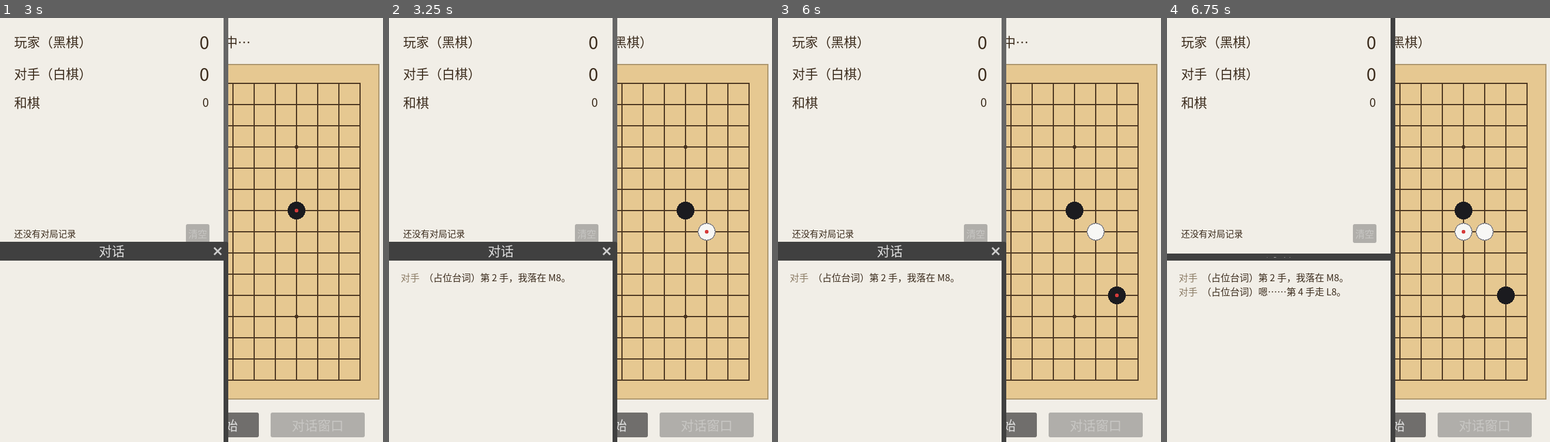
Above: before the commit, frames 1-4 (left to right).
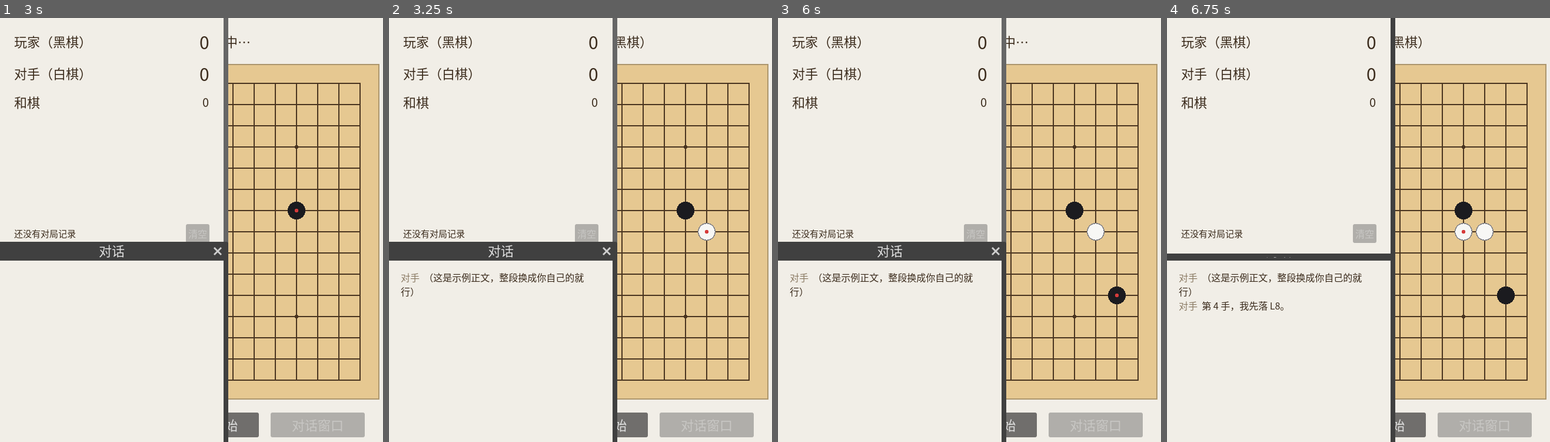
Above: after the commit, the same moments.

Repository: lyl-66/Self-Talk-Five-In-A-Row
Game: Godot game, scene res://main.tscn
Two runs of this game, one before a commit and one after it. Both use one fixed random seed, a clock stepped at 60 frames per second and the inputs below.
Inputs (mouse positions are in pixels of both pictures, inside the frame that each line leads up to):
- Up to frame 1 (3 s): click "重新开始" at 0.5 s; click "重新开始" at 1.25 s; click "重新开始" at 2 s; tap Enter at 2.75 s; move the mouse to (306, 208) at 2.77 s; click (306, 208) at 2.92 s
- Up to frame 2 (3.25 s): no input
- Up to frame 3 (6 s): tap Space at 3.5, 5 s; move the mouse to (904, 251) at 3.52 s; click (904, 251) at 3.67 s; tap Enter at 4.25, 5.75 s; move the mouse to (1030, 136) at 4.27 s; click (1030, 136) at 4.42 s; move the mouse to (969, 314) at 5.02 s; click (969, 314) at 5.17 s; move the mouse to (1115, 293) at 5.77 s; click (1115, 293) at 5.92 s
- Up to frame 4 (6.75 s): tap Space at 6.5 s; move the mouse to (1251, 166) at 6.52 s; click (1251, 166) at 6.67 s

Frame 1 is identical in both runs. In frame 2, 0.5% of the frame differs, in the area x 3-51%, y 60-66%; in frame 3, 0.5%; in frame 4, 1.0%, in the area x 3-51%, y 60-70%.

Commit message:
每局一个话题：台词逐句说，按棋子数七档告别语
- 新增 topics.txt（台词文件）与 topic_book.gd（解析 + 选档）
- 对话窗口：开局排队正文、每落一子说一句、正文说完用垫场句池、
  一局结束时丢掉没说完的正文并随机补一句告别语、每局清空日志
- 告别语按整局总棋子数分 4/8/16/32/64/128/225 七档随机取
- 台词支持 {move} {cell} {player_move} {my_score} {player_score} {draws} {topic}
- 解析问题（用不到的档位、无人认领的结束语、写错的变量名）汇总显示在窗口底部
- settings.cfg 记录话题轮换位置；user://topics.txt 存在则优先使用

Diff:
--- a/game_settings.gd
+++ b/game_settings.gd
@@ -1,7 +1,8 @@
 class_name GameSettings
 extends RefCounted
 
-## 设置存档：先手选择、电脑棋力的三个开关 + 三处配色。写在 user://settings.cfg。
+## 设置存档：先手选择、对手棋力的两个开关、禁手规则、三处配色，
+## 另外还记一个「话题轮换到哪了」的进度。写在 user://settings.cfg。
 ## 写法沿用另外两套存档：先写 .tmp 再替换，读取一律容错
 ## （文件缺失、被改坏、类型不对，都回落成默认值）。
 
@@ -14,8 +15,11 @@
 const DEFAULT_BOARD_COLOR := Color("e6c891")
 ## 格线颜色默认值。
 const DEFAULT_LINE_COLOR := Color("4a3520")
-## 窗口背景色默认值（三个窗口共用）。
+## 窗口背景色默认值（几个窗口共用）。
 const DEFAULT_BACKGROUND_COLOR := Color(0.945, 0.933, 0.906)
+
+## 话题轮换到的位置：不是玩家可调项，只是需要跨次记住的进度。
+var next_topic: int = 0
 
 ## 玩家是否执黑先手；关掉就是玩家执白、对手执黑先下。默认开。
 var player_goes_first: bool = true
@@ -41,6 +45,7 @@
 	var config := ConfigFile.new()
 	if config.load(PATH) != OK:
 		return
+	next_topic = maxi(0, int(config.get_value("topics", "next", 0)))
 	player_goes_first = _pick_bool(config, "sides", "player_goes_first", player_goes_first)
 	use_position_eval = _pick_bool(config, "ai", "position_eval", use_position_eval)
 	use_search = _pick_bool(config, "ai", "two_ply_search", use_search)
@@ -53,8 +58,9 @@
 		use_position_eval = true
 
 
-## 恢复默认值（不写盘）。
+## 恢复默认值（不写盘）。话题轮换位置也会回到第一个。
 func reset_to_defaults() -> void:
+	next_topic = 0
 	player_goes_first = true
 	use_position_eval = false
 	use_search = false
@@ -68,6 +74,7 @@
 func save() -> void:
 	var config := ConfigFile.new()
 	config.set_value("meta", "version", VERSION)
+	config.set_value("topics", "next", next_topic)
 	config.set_value("sides", "player_goes_first", player_goes_first)
 	config.set_value("ai", "position_eval", use_position_eval)
 	config.set_value("ai", "two_ply_search", use_search)
--- a/gomoku.gd
+++ b/gomoku.gd
@@ -38,6 +38,11 @@
 ## 取对手的棋子标记。
 static func opponent(player: int) -> int:
 	return WHITE if player == BLACK else BLACK
+
+
+## 把格坐标说成人能看懂的样子，例如 (7, 3) → "H4"。台词和提示都会用到。
+static func cell_name(cell: Vector2i) -> String:
+	return "%s%d" % [String.chr("A".unicode_at(0) + cell.x), cell.y + 1]
 
 
 ## 棋盘上是否已经一个空点都不剩。
--- a/main.gd
+++ b/main.gd
@@ -2,7 +2,8 @@
 
 ## 五子棋人机对战：默认玩家执黑先手、对手执白；先手可以在设置里对调
 ## （玩家改执白后手，对手执黑先下）。
-## 比分跨局累计并长期保存；对手每落一子会在独立的对话窗口里说一句话；
+## 比分跨局累计并长期保存；对手每落一子会在独立的对话窗口里说一句话，
+## 台词按「每局一个话题」组织，话题写在 topics.txt 里（可以放在用户目录覆盖）。
 ## 对手的棋力（局面评估 / 两层搜索）与禁手规则、界面配色都在设置窗口里开关。
 
 ## 对手思考时间的下限：开局这种平淡局面就等这么久。
@@ -57,9 +58,15 @@
 var store: ScoreStore = ScoreStore.new()
 ## 设置：先手、棋力开关与配色，改动立刻写盘。
 var settings: GameSettings = GameSettings.new()
+## 话题本：每局开一个话题，正文一句一句说，结束时按棋子数补一句告别。
+var topic_book: TopicBook = TopicBook.new()
 
 ## 每次新开局自增；对手等待结束后用它判断这一手是否已经作废。
 var _game_id: int = 0
+## 本局用的话题，以及最后两手落在哪（台词里的 {cell} / {player_move} 要用）。
+var _current_topic: Dictionary = {}
+var _last_cell: Vector2i = Vector2i(-1, -1)
+var _last_human_cell: Vector2i = Vector2i(-1, -1)
 
 
 ## 读回设置与档案、挂字体主题、接好信号，把窗口摆回上次的位置，然后开一局。
@@ -71,6 +78,7 @@
 	get_viewport().size_changed.connect(_layout)
 	settings.load_from_disk()
 	store.load_from_disk()
+	talk_window.book = topic_book
 	_apply_ui_theme()
 	board.point_clicked.connect(_on_board_point_clicked)
 	score_button.pressed.connect(_on_score_button_pressed)
@@ -221,8 +229,8 @@
 			maxi(screen.position.y, screen.position.y + screen.size.y - size.y)))
 
 
-## 重开一局：按设置定下双方的颜色、清空棋盘、换掉对手实例。
-## 玩家执白时由对手先下第一手。比分和对话日志都跨局保留。
+## 重开一局：按设置定下双方的颜色、清空棋盘、换掉对手实例、换一个话题。
+## 玩家执白时由对手先下第一手。比分跨局保留，对话日志每局清空。
 func new_game() -> void:
 	_game_id += 1
 	human_player = Gomoku.BLACK if settings.player_goes_first else Gomoku.WHITE
@@ -235,10 +243,13 @@
 	ai.use_forbidden = settings.use_forbidden
 	current_player = Gomoku.BLACK
 	game_over = false
+	_last_cell = Vector2i(-1, -1)
+	_last_human_cell = Vector2i(-1, -1)
 	board.hover_player = human_player
 	board.reset()
 	score_window.set_sides(human_player == Gomoku.BLACK)
 	_refresh_score()
+	_start_topic()
 
 	if current_player == human_player:
 		_set_input_enabled(true)
@@ -248,6 +259,16 @@
 		_set_input_enabled(false)
 		_set_status("玩家执%s后手，对手先下" % _color_name(human_player))
 		_run_ai_turn()
+
+
+## 开一局新话题：每次开局都重读台词文件（改完下一局就生效），按轮换位置挑一个。
+func _start_topic() -> void:
+	topic_book.load_from_disk()
+	_current_topic = topic_book.topic_at(settings.next_topic)
+	talk_window.start_topic(_current_topic, topic_book.filler)
+	if topic_book.topic_count() > 0:
+		settings.next_topic = (settings.next_topic + 1) % topic_book.topic_count()
+		settings.save()
 
 
 ## 玩家点棋盘：过滤掉不该接受的点击，落子后交给对手应手。
@@ -344,9 +365,8 @@
 	if token != _game_id or game_over:
 		return
 	_play(move, ai_player)
-	# 每落一子说一句。想让「一段话分几手说完」，
-	# 先 talk_window.queue_passage(整段话)，这里自然就会一次只取一行。
-	talk_window.speak_move(_stone_count(), move)
+	# 每落一子说一句：正文优先，正文说完就从垫场句池里取
+	talk_window.speak_move(_stone_count(), move, _talk_context())
 	if not game_over:
 		_set_input_enabled(true)
 
@@ -369,6 +389,9 @@
 func _play(cell: Vector2i, player: int) -> void:
 	cells[Gomoku.index(cell.x, cell.y)] = player
 	board.place(cell, player)
+	_last_cell = cell
+	if player == human_player:
+		_last_human_cell = cell
 
 	# 开着禁手时黑棋只有「正好五连」才算胜：六连以上交给下面的禁手判罚。
 	# 注意禁手是绑黑棋的，不是绑玩家的——先后手可以对调。
@@ -424,11 +447,25 @@
 		_set_status("对手思考中…")
 
 
-## 一局收尾：追加一行明细、写回总分，再刷新窗口。
+## 一局收尾：追加一行明细、写回总分、结束本局话题（按棋子数补一句告别语）。
 func _record_game(result: String) -> void:
 	store.append_game(result, _stone_count())
 	store.save_totals()
 	_refresh_score()
+	talk_window.end_topic(_stone_count(), _talk_context())
+
+
+## 台词里能用的变量。落点统一写成 H8 这种样式，没落子时用破折号。
+func _talk_context() -> Dictionary:
+	return {
+		"move": _stone_count(),
+		"cell": Gomoku.cell_name(_last_cell) if _last_cell.x >= 0 else "—",
+		"player_move": Gomoku.cell_name(_last_human_cell) if _last_human_cell.x >= 0 else "—",
+		"my_score": store.ai_wins,
+		"player_score": store.player_wins,
+		"draws": store.draw_count,
+		"topic": str(_current_topic.get("title", "")),
+	}
 
 
 ## 数一数盘上已经有多少颗子，既当手数也算作下一句话的编号。
--- a/talk_window.gd
+++ b/talk_window.gd
@@ -1,20 +1,20 @@
 extends Window
 
-## 对话窗口：独立的小窗口，对手每落一子就在这里说一句话。
-## 和比分窗口一样，点它自己的关闭按钮只是隐藏，主窗口能再打开它。
+## 对话窗口：独立的小窗口，对手每落一子在这里说一句话。
 ##
-## 「一段话分几手说完」的接口：用 queue_passage() 把一整段话排进队列，
-## 之后 speak_move() 每次只从队列里取一行，剩下的留到后面的回合慢慢说；
-## 队列空了就由占位台词顶上。
+## 每局开一个新话题（main.gd 通过 start_topic 传进来）：
+##   - 正文按顺序一句一句说，对手每落一子取一行；
+##   - 正文说完了就从「垫场句池」里随机取，不会突然安静；
+##   - 一局结束时清掉没说完的正文，再按本局的棋子数从对应档位随机说一句告别语。
+## 日志每局清空，窗口底部显示当前话题。
 
 ## 被单独关掉时发出；主窗口据此把「对话窗口」按钮恢复成可点。
 signal closed
 
-## 日志最多保留多少行，超了从最老的开始丢，免得长时间对局越堆越多。
+## 日志最多保留多少行，超了从最老的开始丢。
 const MAX_LINES: int = 200
 
-## 占位台词池：现在内容不用管，以后把这里换成真正的台词就行。
-## 用 {move} 表示第几手、{cell} 表示落在哪个点，一句里用不用哪个都可以。
+## 没有台词文件时用的占位台词；真正的台词在 topics.txt 里。
 const PLACEHOLDER_LINES: Array[String] = [
 	"（占位台词）第 {move} 手，我落在 {cell}。",
 	"（占位台词）嗯……第 {move} 手走 {cell}。",
@@ -24,51 +24,77 @@
 @onready var log_label: RichTextLabel = $Column/Log
 @onready var footer_label: Label = $Column/Footer
 
+## 话题本，由主窗口在启动时接上。
+var book: TopicBook = null
+
 ## 已经说过的台词，自己留一份，免得依赖 RichTextLabel 的内部内容。
 var _lines: Array[String] = []
-## 待说的台词队列：speak_move() 一次只取一行，剩下的留给后面的回合。
-var _pending: Array[String] = []
+## 当前话题，以及它还没说完的正文。
+var _topic: Dictionary = {}
+var _body: Array = []
+## 垫场句池（正文说完之后用）。
+var _filler: Array = []
+## 当前话题标题，显示在底部。
+var _title: String = ""
+## 这一局的告别语是否已经说过。
+var _ended: bool = false
 ## 已经说过多少句。
 var _spoken_count: int = 0
 ## 占位台词轮换用的下标。
 var _placeholder_index: int = 0
 
 
-## 接上关闭请求；只隐藏自己，日志和队列都留着。
+## 接上关闭请求；只隐藏自己，日志留着。
 func _ready() -> void:
 	close_requested.connect(_on_close_requested)
 
 
-## 对手每落一子调用一次：队列里有排好的台词就说，没有就用占位台词顶上。
-func speak_move(move_number: int, cell: Vector2i) -> void:
-	var line: String
-	if _pending.is_empty():
-		line = _placeholder_line(move_number, cell)
-	else:
-		line = _pending.pop_front()
-	_lines.append(line)
-	if _lines.size() > MAX_LINES:
-		_lines = _lines.slice(_lines.size() - MAX_LINES)
-	_spoken_count += 1
+## 开一局新话题：清空日志，把正文排队，记住垫场句池。
+func start_topic(topic: Dictionary, filler_lines: Array) -> void:
+	_topic = topic
+	_body = (topic.get("body", []) as Array).duplicate()
+	_filler = filler_lines.duplicate()
+	_title = str(topic.get("title", ""))
+	_ended = false
+	_lines.clear()
+	_spoken_count = 0
 	_render()
 
 
-## 把一整段话排进队列：按换行拆成多行，之后每落一子只说一行。
-## 这就是「以后可能一个回合只说一段话的一部分」的接口。
-func queue_passage(passage: String) -> void:
-	for raw: String in passage.split("\n"):
-		var line := raw.strip_edges()
-		if not line.is_empty():
-			_pending.append(line)
-	_refresh_footer()
+## 对手每落一子说一句：正文优先，说完用垫场句，两者都没有才用占位台词。
+func speak_move(move_number: int, cell: Vector2i, context: Dictionary = {}) -> void:
+	if _ended:
+		return
+	var line := ""
+	if not _body.is_empty():
+		line = str(_body.pop_front())
+	elif not _filler.is_empty():
+		line = str(_filler[randi() % _filler.size()])
+	else:
+		line = _placeholder_line(move_number, cell)
+	_append(_fill_vars(line, context))
 
 
-## 队列里还排着多少行没说。
-func pending_count() -> int:
-	return _pending.size()
+## 一局结束：丢掉没说完的正文，按本局棋子数挑一档告别语，随机说一句。
+## 这一档没写就往更大的档找；一档都没写就不说了（主窗口已经会显示胜负）。
+func end_topic(final_stones: int, context: Dictionary = {}) -> void:
+	_body.clear()
+	if _ended:
+		return
+	_ended = true
+	var candidates: Array = book.ending_lines(_topic, final_stones) if book != null else []
+	if candidates.is_empty():
+		_refresh_footer()
+		return
+	_append(_fill_vars(str(candidates[randi() % candidates.size()]), context))
 
 
-## 清空日志（队列不动），需要重新开始一段对话时调用。
+## 正文里还剩几句没说。
+func pending_count() -> int:
+	return _body.size()
+
+
+## 清空日志（不影响当前话题的进度）。
 func clear_log() -> void:
 	_lines.clear()
 	_spoken_count = 0
@@ -81,16 +107,27 @@
 	closed.emit()
 
 
-## 取一条占位台词，每次换下一条，免得连续几手都一模一样。
+## 把 {变量} 换成实际值；上下文里没有的变量会原样留着，方便一眼看出漏了哪个。
+func _fill_vars(line: String, context: Dictionary) -> String:
+	if context.is_empty():
+		return line
+	return line.format(context)
+
+
+## 取一条占位台词，每次换下一条。
 func _placeholder_line(move_number: int, cell: Vector2i) -> String:
 	var template: String = PLACEHOLDER_LINES[_placeholder_index % PLACEHOLDER_LINES.size()]
 	_placeholder_index += 1
-	return template.format({"move": move_number, "cell": _format_cell(cell)})
+	return template.format({"move": move_number, "cell": Gomoku.cell_name(cell)})
 
 
-## 把 (7, 3) 这种格坐标说成人能看懂的样子，例如 H4。
-func _format_cell(cell: Vector2i) -> String:
-	return "%s%d" % [String.chr("A".unicode_at(0) + cell.x), cell.y + 1]
+## 把一句台词写进日志并刷新界面。
+func _append(line: String) -> void:
+	_lines.append(line)
+	if _lines.size() > MAX_LINES:
+		_lines = _lines.slice(_lines.size() - MAX_LINES)
+	_spoken_count += 1
+	_render()
 
 
 ## 把当前台词整块写进日志，并刷新底部状态。
@@ -102,9 +139,11 @@
 	_refresh_footer()
 
 
-## 刷新底部那行状态。
+## 刷新底部那行状态：话题名 + 已说句数；台词文件有问题时把提示显示出来。
 func _refresh_footer() -> void:
 	var text := "已说 %d 句" % _spoken_count
-	if not _pending.is_empty():
-		text += " · 待说 %d 行" % _pending.size()
+	if not _title.is_empty():
+		text = "话题：%s · %s" % [_title, text]
+	if book != null and not book.last_error.is_empty():
+		text += "  ⚠ %s" % book.last_error
 	footer_label.text = text
--- a/talk_window.tscn
+++ b/talk_window.tscn
@@ -36,3 +36,4 @@
 layout_mode = 2
 theme_override_font_sizes/font_size = 15
 text = "已说 0 句"
+autowrap_mode = 3
--- /dev/null
+++ b/topic_book.gd
@@ -0,0 +1,176 @@
+class_name TopicBook
+extends RefCounted
+
+## 话题本：把 res://topics.txt 里的台词读成一局一话题的剧本。
+## 如果 user://topics.txt 存在就用它（方便你自己改台词，不用动工程文件）。
+##
+## 文件格式（详见 topics.txt 开头的说明）：
+##   ### 话题：标题      开始一个话题
+##   一行一句台词        这一段是话题正文，对手每落一子说一句
+##   === 垫场            开始「正文说完之后的垫场句池」（全话题共用）
+##   === 结束 32         开始「本局在 32 子以内结束时」的告别语
+##
+## 解析一律容错：空行和 `//` 注释忽略，缺哪一档结束语就退到写得有的一档，
+## 整份文件读不出来时 topics 为空，上层会回落到占位台词。
+## 解析中发现的问题（认不出的标记、用不到的档位、写错的变量名）会攒进 last_error，
+## 由对话窗口显示在底部，作者不用去看控制台。
+
+## 内置台词文件。
+const BUILTIN_PATH: String = "res://topics.txt"
+## 用户覆盖文件（存在就优先用它）。
+const USER_PATH: String = "user://topics.txt"
+## 结束语的档位上界（棋子数），和文件里 `=== 结束 N` 的 N 一一对应。
+const ENDING_TIERS: Array[int] = [4, 8, 16, 32, 64, 128, 225]
+## 台词里认得的变量名，其余的花括号会当成笔误报出来。
+const KNOWN_VARS: Array[String] = [
+	"move", "cell", "player_move", "my_score", "player_score", "draws", "topic",
+]
+
+## 每个话题：{ "title": String, "body": Array, "endings": { 档位: Array } }
+var topics: Array = []
+## 正文说完之后的垫场句池（全话题共用）。
+var filler: Array = []
+## 读文件时的提示，供界面显示；正常为空。
+var last_error: String = ""
+## 实际用的是哪个文件。
+var source_path: String = ""
+## 解析中攒下来的毛病（行号 + 说明），最后汇总成 last_error。
+var _issues: Array[String] = []
+
+
+## 从磁盘读一份剧本来；每次开新局都会重读，所以改完台词下一局就生效。
+func load_from_disk() -> void:
+	topics.clear()
+	filler.clear()
+	last_error = ""
+	_issues.clear()
+	source_path = USER_PATH if FileAccess.file_exists(USER_PATH) else BUILTIN_PATH
+	var text := FileAccess.get_file_as_string(source_path)
+	if text.is_empty():
+		last_error = "读不到台词文件：%s" % source_path
+		return
+	_parse(text)
+	if topics.is_empty():
+		last_error = "台词文件里没有找到任何话题（要用 `### 话题：标题` 起头）：%s" % source_path
+	elif not _issues.is_empty():
+		last_error = _issue_summary()
+
+
+## 一共写了几个话题。
+func topic_count() -> int:
+	return topics.size()
+
+
+## 按轮换位置取一个话题；越界自动绕回，没有话题时返回空字典。
+func topic_at(index: int) -> Dictionary:
+	if topics.is_empty():
+		return {}
+	return topics[abs(index) % topics.size()]
+
+
+## 按本局结束时的棋子数挑一档结束语；这一档没写就往更大的档找，都没有就返回空。
+func ending_lines(topic: Dictionary, final_stones: int) -> Array:
+	var endings: Dictionary = topic.get("endings", {})
+	for tier: int in ENDING_TIERS:
+		if final_stones <= tier and not (endings.get(tier, []) as Array).is_empty():
+			return endings[tier]
+	for tier: int in ENDING_TIERS:
+		if not (endings.get(tier, []) as Array).is_empty():
+			return endings[tier]
+	return []
+
+
+## 把攒下来的毛病拼成一句能显示在界面上的话（最多列三条，避免撑爆状态栏）。
+func _issue_summary() -> String:
+	var head: Array[String] = []
+	for i: int in mini(3, _issues.size()):
+		head.append(_issues[i])
+	var text := "台词文件 %d 处问题 —— %s" % [_issues.size(), "；".join(head)]
+	if _issues.size() > head.size():
+		text += "；还有 %d 处" % (_issues.size() - head.size())
+	return text
+
+
+## 记一条毛病，同时打到控制台方便在编辑器里定位。
+func _note_issue(line_number: int, message: String) -> void:
+	var text := "第 %d 行 %s" % [line_number, message]
+	_issues.append(text)
+	push_warning(text)
+
+
+## 把整份文本解析成话题列表。
+func _parse(text: String) -> void:
+	var title := ""
+	var body: Array = []
+	var endings: Dictionary = {}
+	var mode := "filler"
+	var tier := 0
+
+	var lines := text.split("\n")
+	for i: int in lines.size():
+		var line := lines[i].strip_edges()
+		var line_number := i + 1
+		if line.is_empty() or line.begins_with("//"):
+			continue
+		if line.begins_with("###"):
+			# 新话题：先把上一个存起来
+			_store(title, body, endings)
+			title = line.substr(3).strip_edges()
+			if title.begins_with("话题"):
+				title = title.substr(2).strip_edges()
+			if title.begins_with("："):
+				title = title.substr(1).strip_edges()
+			body = []
+			endings = {}
+			mode = "body"
+			_check_vars(line_number, title)
+			continue
+		if line.begins_with("==="):
+			var head := line.substr(3).strip_edges()
+			if head.begins_with("垫场"):
+				mode = "filler"
+			elif head.begins_with("结束"):
+				tier = int(head.substr(2).strip_edges())
+				if not ENDING_TIERS.has(tier):
+					_note_issue(line_number, "档位 %d 用不到（只能是 4/8/16/32/64/128/225）" % tier)
+				if title.is_empty():
+					_note_issue(line_number, "这段结束语没有话题（前面缺 `### 话题：标题`）")
+				if not endings.has(tier):
+					endings[tier] = []
+				mode = "ending"
+			else:
+				_note_issue(line_number, "看不懂的分段标记「%s」" % line)
+			continue
+		_check_vars(line_number, line)
+		match mode:
+			"body":
+				body.append(line)
+			"ending":
+				endings[tier].append(line)
+			_:
+				filler.append(line)
+	_store(title, body, endings)
+
+
+## 找出句子里认不出的 {变量}，让作者能当场发现笔误。
+func _check_vars(line_number: int, line: String) -> void:
+	var from := 0
+	while true:
+		var open := line.find("{", from)
+		if open < 0:
+			return
+		var close := line.find("}", open + 1)
+		if close < 0:
+			_note_issue(line_number, "有个 `{` 没有配上 `}`")
+			return
+		var name := line.substr(open + 1, close - open - 1)
+		if not KNOWN_VARS.has(name):
+			_note_issue(line_number, "不认得的变量 `{%s}`" % name)
+		from = close + 1
+
+
+## 把攒好的一个话题放进列表（没标题也没内容就丢掉）。
+func _store(title: String, body: Array, endings: Dictionary) -> void:
+	if title.is_empty() and body.is_empty() and endings.is_empty():
+		return
+	topics.append({"title": title, "body": body.duplicate(), "endings": endings.duplicate(true)})
Not shown, added: topic_book.gd.uid
Not shown, added: topics.txt
Not shown, changed: README.md
